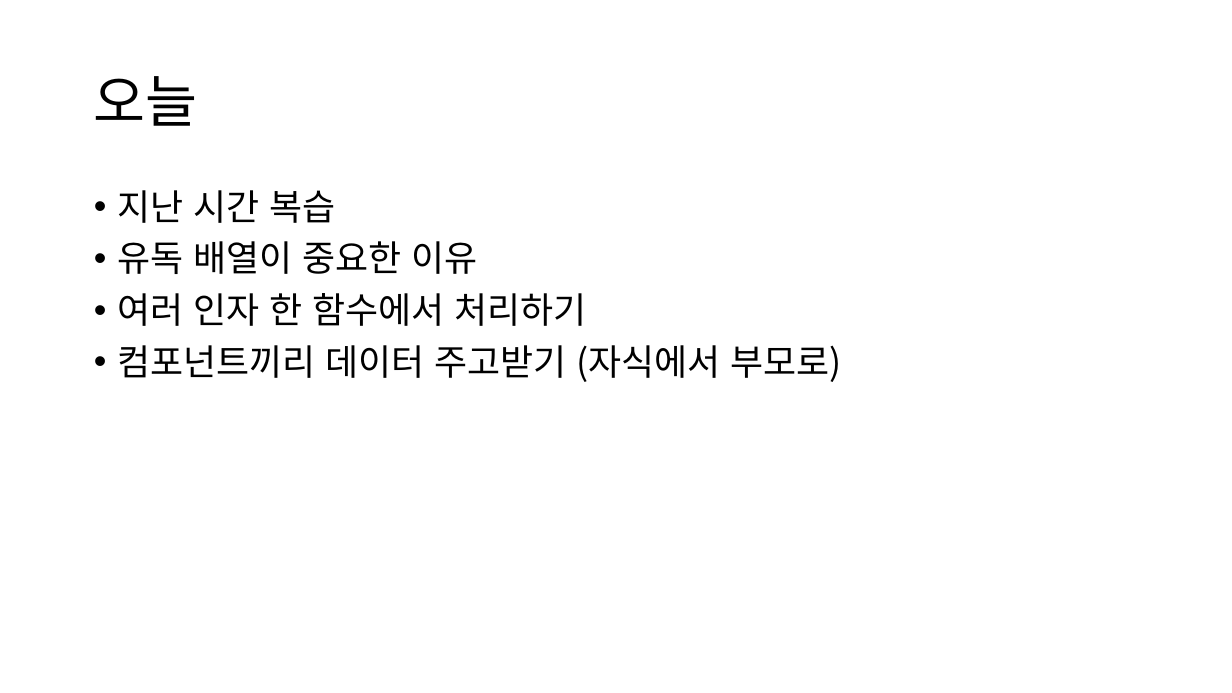
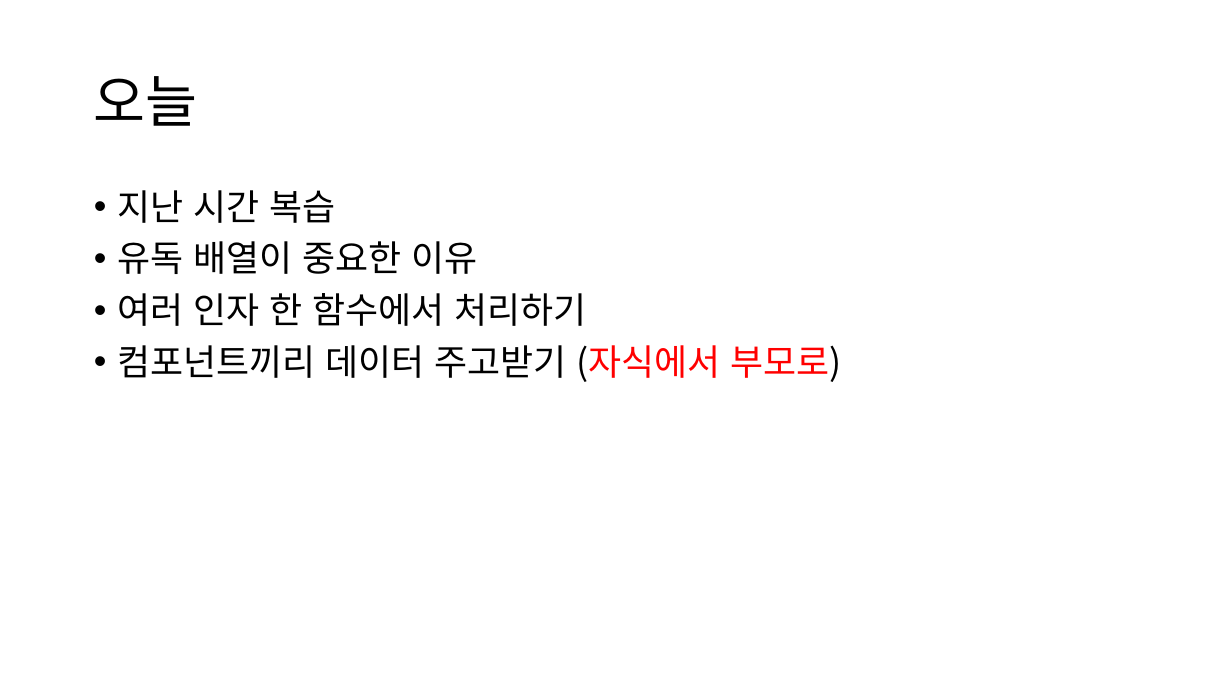
Before and after one commit to ctrl-z-won/Dev-Log, a slide deck: slide 2 of react/ctrlz3-0327.pptx. Drawn at 1232x693 pixels with LibreOffice and Linux fonts; fonts in the diff are those of the drawing. Boxes give left, top, right and bottom in pixels: in the first picture for what was removed or moved away, otherwise in the second. Text is boxed around its words. In the diff, an @@ line names an element or a change of style, - is before the commit and + after.

```diff
--- a/react/ctrlz3-0327.pptx
+++ b/react/ctrlz3-0327.pptx
@@ text at (117,345,841,382): text colour #000000 to #FF0000 in "(자식에서 부모로)" @@
```
Also in this commit, not shown: 2 other slides changed, 10 other files.
